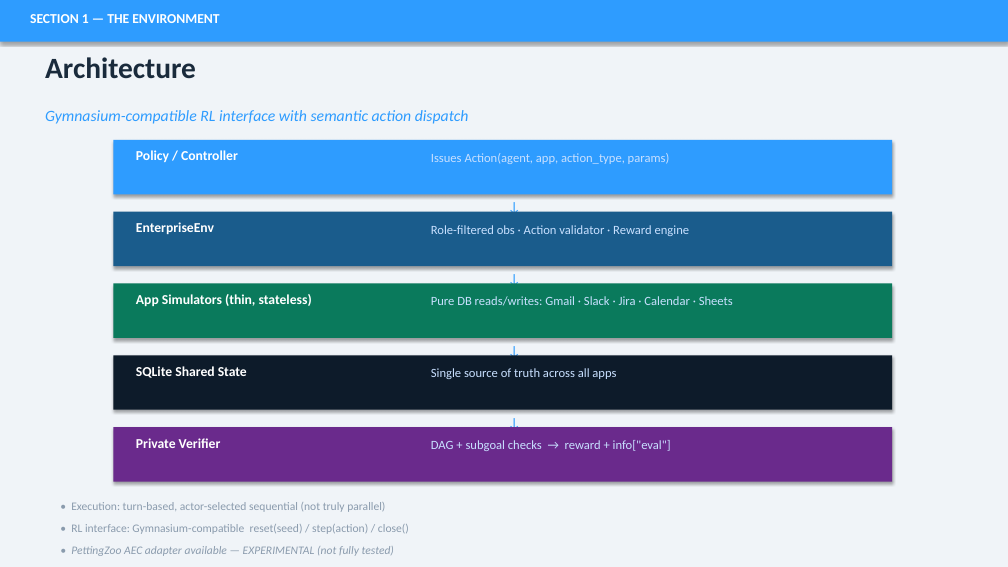
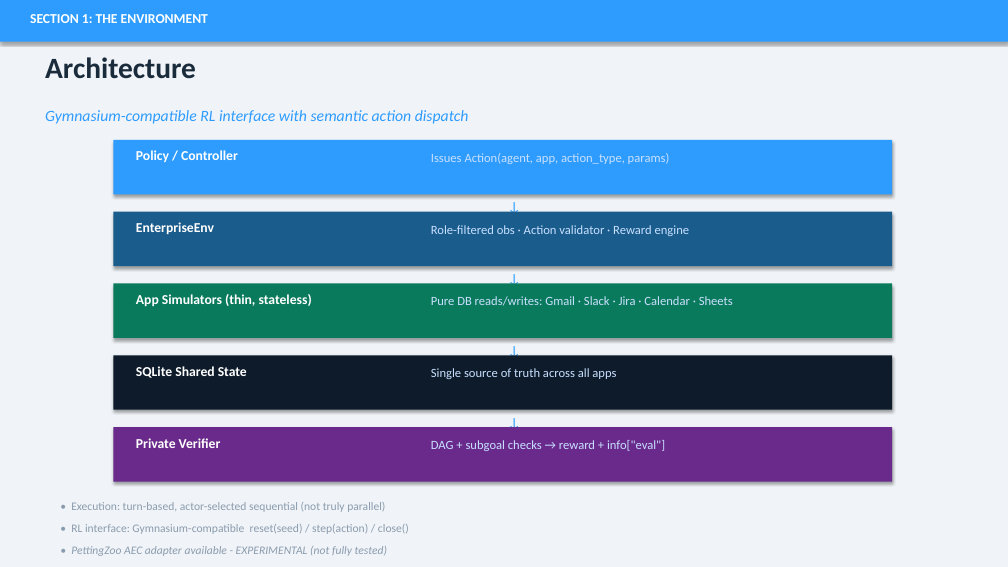
Before and after one commit to Gourang5/enterprise-marl-benchmark, a slide deck: slide 4 of deliverables/enterprise_marl_benchmark.pptx. Drawn at 1008x567 pixels with LibreOffice and Linux fonts; fonts in the diff are those of the drawing. Boxes give left, top, right and bottom in pixels: in the first picture for what was removed or moved away, otherwise in the second. Text is boxed around its words. In the diff, an @@ line names an element or a change of style, - is before the commit and + after.

```diff
--- a/deliverables/enterprise_marl_benchmark.pptx
+++ b/deliverables/enterprise_marl_benchmark.pptx
@@ text at (30, 14, 208, 23): text changed @@
-SECTION 1 — THE ENVIRONMENT
+SECTION 1: THE ENVIRONMENT
@@ text "DAG + subgoal checks → ..." rewrapped from (431, 440, 671, 451) to (431, 440, 665, 451) @@
@@ text at (71, 546, 387, 556): text changed @@
-• PettingZoo AEC adapter available — EXPERIMENTAL (not fully tested)
+• PettingZoo AEC adapter available - EXPERIMENTAL (not fully tested)
```
Also in this commit, not shown: 18 other slides changed, 1 other file.
